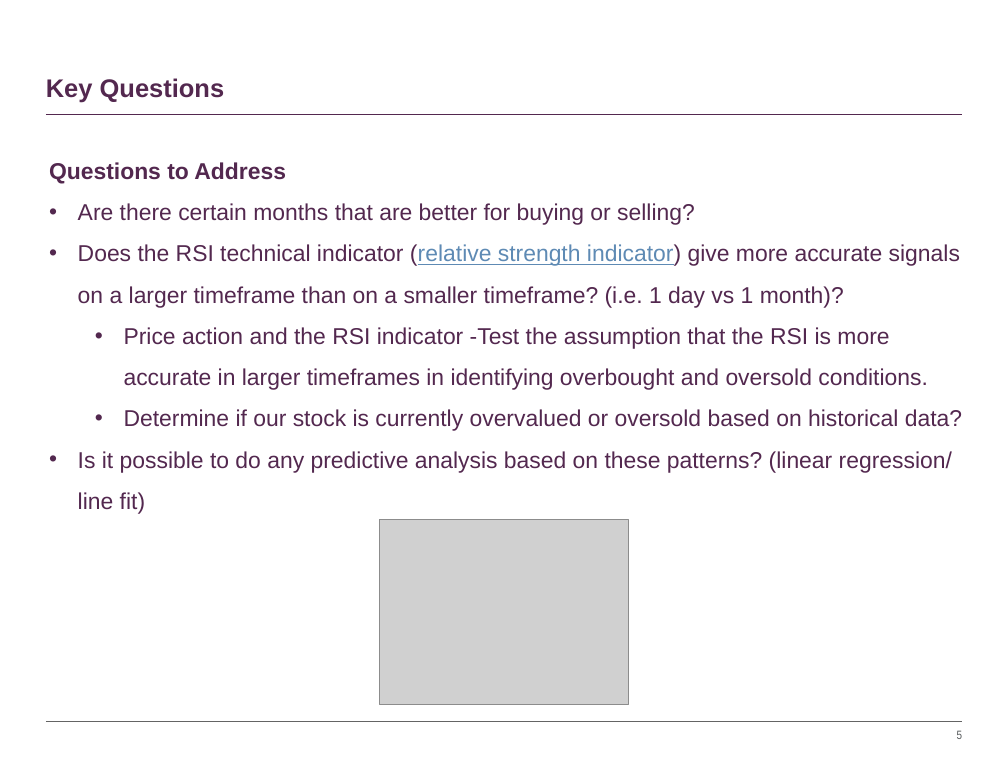
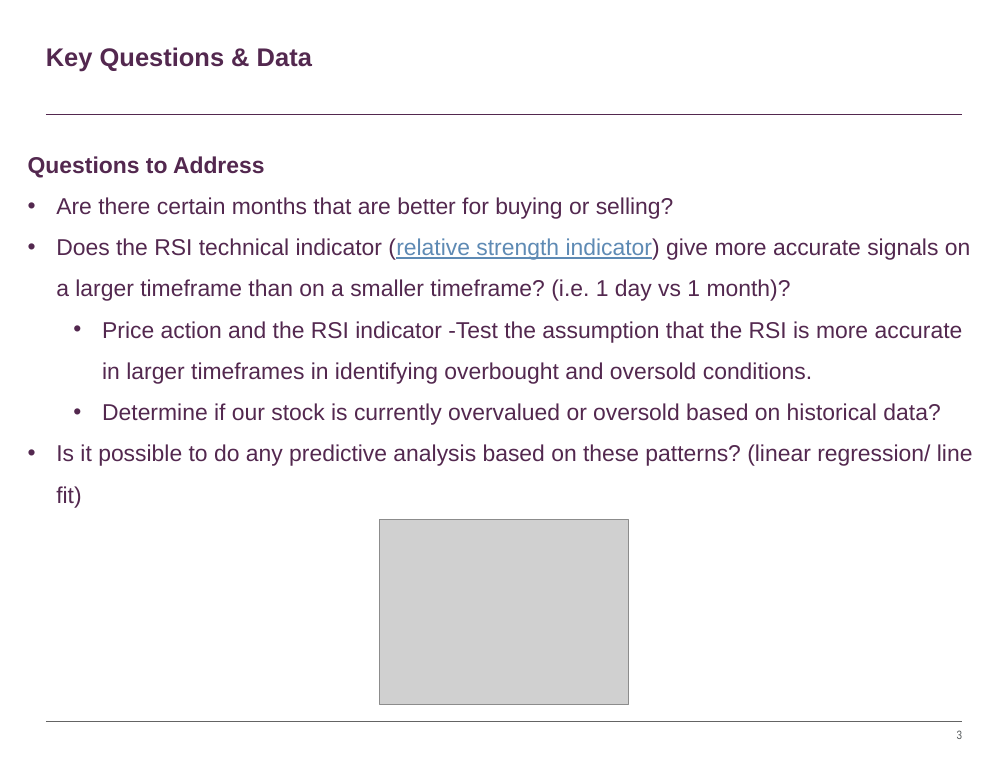
Before and after one commit to timothyyu/pr1-apple-stock-analysis, a slide deck: slide 3 of DataScience Project-One_Rutgers.pptx (slide 5 before the commit). Drawn at 1008x779 pixels with LibreOffice and Linux fonts; fonts in the diff are those of the drawing; grey boxes stand for pictures. Boxes give left, top, right and bottom in pixels: in the first picture for what was removed or moved away, otherwise in the second. Text is boxed around its words. In the diff, an @@ line names an element or a change of style, - is before the commit and + after.

```diff
--- a/DataScience Project-One_Rutgers.pptx
+++ b/DataScience Project-One_Rutgers.pptx
@@ title at [46, 47, 312, 72]: text changed @@
-Key Questions
+Key Questions & Data
@@ text "Questions to Address" rewrapped from [49, 162, 962, 514] to [28, 156, 973, 508] @@
```
Also in this commit, not shown: 6 other slides changed, 10 slides added, 1 slide removed.
